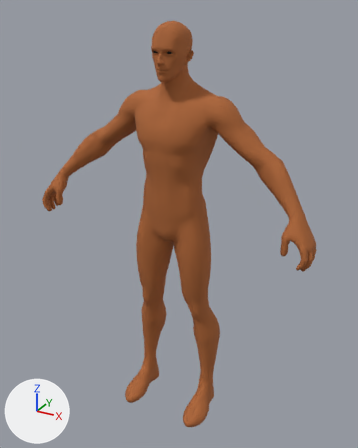
Two versions of the glTF model public/models/twin-human-male-v1.glb, one commit apart.
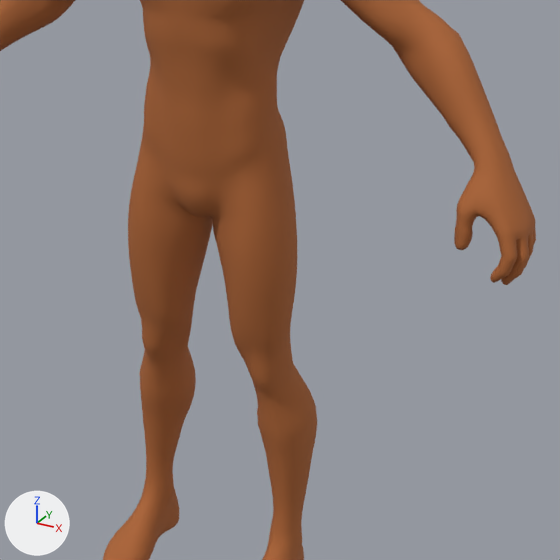
There are two pictures of each version: one whole from a 50 mm lens placed at (0.939, -1.644, 1.743), pointed at (0.015, 0.036, 0.903), one close up on the part from 22% to 91% of the width and 33% to 88% of the height. Every picture has the same lights, and +X, +Y and +Z are marked at lower left. The first two pictures are the older version. The close-ups show mesh edges as thin lines.
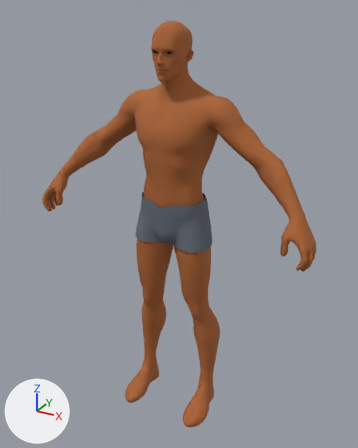
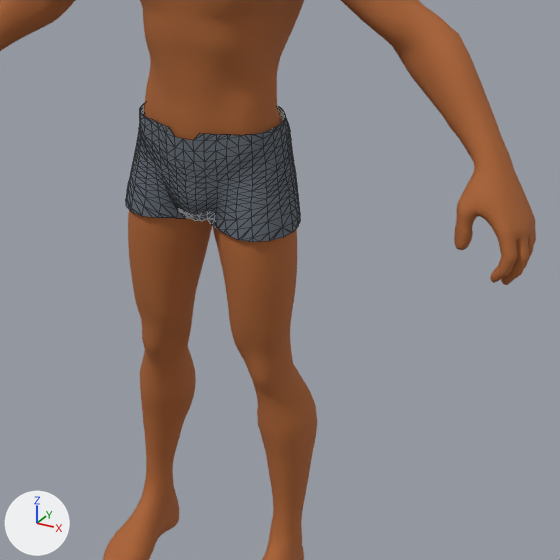
Commit message: Dress the Twin figure in shorts cut from its own surface

Boxes [x1, y1, x2, y2] around the edits, measured in the close-ups (560 x 560 px):
'twin-shorts', added
    after: [126, 104, 300, 242]

The edits, one by one:
Material 'twin-shorts' (mat_twin_shorts) is new.
Its base color is (0.13, 0.15, 0.18) (grey #656c76).
Its roughness is 0.92.
Mesh me_twin_shorts is new.
It has 695 vertices, 1194 faces and spans x -0.818..-0.471, y -0.084..0.148, z 0.847..1.048.
It uses material mat_twin_shorts (grey #656c76).
Object 'twin-shorts' (ob_twin_shorts) is new; it shows me_twin_shorts.
Its location is (0.645, 0.0, -0.012).
